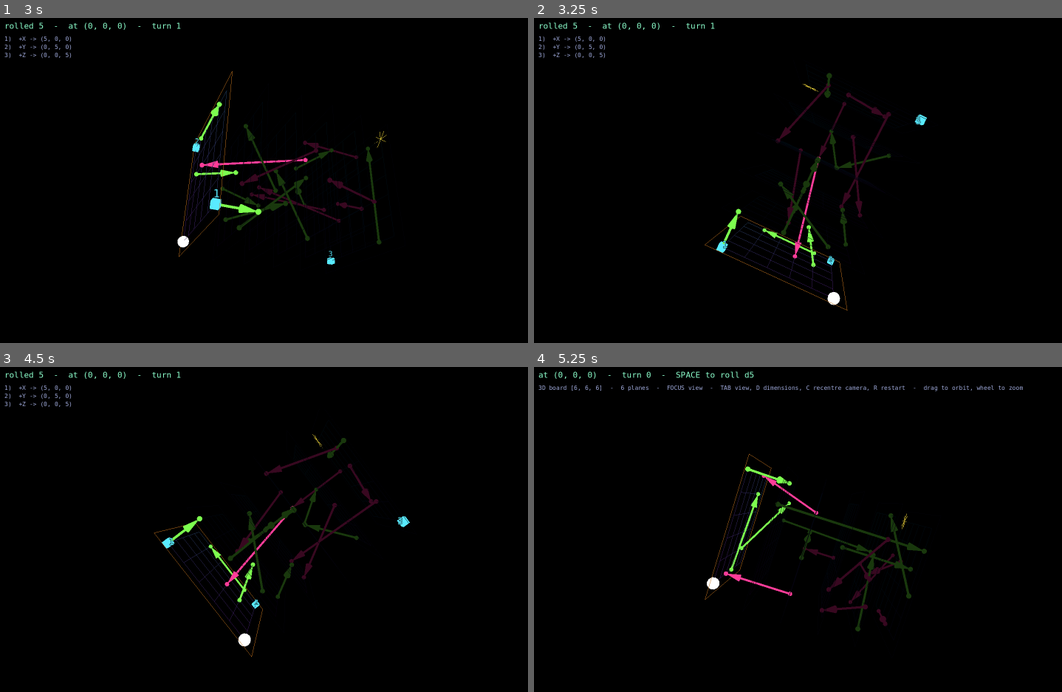
Above: before the commit, frames 1-4 (two rows, left to right).
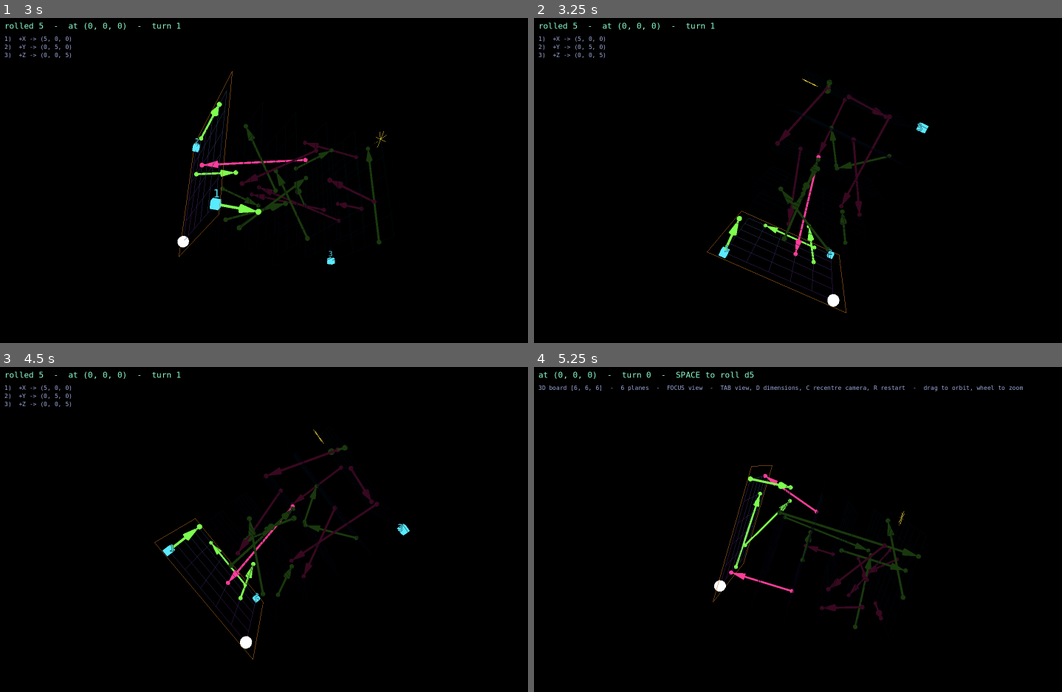
Above: after the commit, the same moments.

Repository: SamTech37/snakes-and-ladder-Ndim
Game: Godot game, scene res://src/main/main.tscn
Same seed, same stepped clock (60 frames per second), same inputs: the game is played once before the commit and once after it.
Inputs (mouse positions are in pixels of both pictures, inside the frame that each line leads up to):
- Up to frame 1 (3 s): tap Enter (ui_accept) at 0.5, 0.77, 1.25, 2, 2.75 s; move the mouse to (417, 161) at 0.52 s; hold D 0.53-1.25 s; tap R at 0.6 s; click (417, 161) at 0.67 s; drag from (168, 193) to (258, 242) at 1.27 s; move the mouse to (348, 102) at 2.02 s; hold D 2.03-2.75 s; tap C at 2.1 s; click (348, 102) at 2.17 s; drag from (258, 242) to (110, 128) at 2.77 s
- Up to frame 2 (3.25 s): no input
- Up to frame 3 (4.5 s): tap Enter (ui_accept) at 3.5, 3.77, 4.25 s; move the mouse to (464, 575) at 3.52 s; tap 9 at 3.6 s; click (464, 575) at 3.67 s; drag from (110, 477) to (200, 441) at 4.27 s
- Up to frame 4 (5.25 s): move the mouse to (850, 526) at 5.02 s; tap R at 5.1 s; click (850, 526) at 5.17 s

Frame 1 is identical in both runs. In frame 2, 2.4% of the frame differs, in the area x 32-75%, y 16-91%; in frame 3, 2.5%; in frame 4, 3.4%, in the area x 32-75%, y 26-82%.

Commit message:
fix: take the shortest way round when a view restores its camera
yaw accumulated without bound while orbiting, so switching back to FOCUS lerped
across every turn that had been made since -- nine times round the board meant
nine visible spins before it settled.

yaw is now wrapped to (-PI, PI] as it is dragged, and rebased to the equivalent
angle nearest the target before the view tween starts, so the camera always takes
the short way to the stored angle. Measured: 9.05 accumulated turns rebase to the
stored 0.300 and the tween travels 0 rad instead of 56.8.

Also restores the pitch clamp to the original +/-1.4. It was widened to +/-1.5
during the orbit rework for no stated reason.

Co-Authored-By: Claude Opus 5 <noreply@anthropic.com>

Diff:
--- a/src/main/main.gd
+++ b/src/main/main.gd
@@ -354,8 +354,12 @@
 	if view == View.FOCUS:
 		parked[View.FOCUS] = Vector2(yaw, pitch)
 	view = v
+	var to_angle: Vector2 = parked.get(View.FOCUS, A_ISO) if v == View.FOCUS else A_FLAT
+	# Rebase to the equivalent yaw nearest the target before interpolating. Orbiting
+	# nine times round leaves yaw nine turns from where it started, and a plain lerp
+	# to the stored angle then unwinds every one of them on screen.
+	yaw = to_angle.x + wrapf(yaw - to_angle.x, -PI, PI)
 	var from_angle := Vector2(yaw, pitch)
-	var to_angle: Vector2 = parked.get(View.FOCUS, A_ISO) if v == View.FOCUS else A_FLAT
 	var from_spread := spread
 	var to_spread := 1.0 if v == View.SPREAD else 0.0
 	var t := create_tween()
@@ -541,8 +545,10 @@
 		elif event.button_index == MOUSE_BUTTON_WHEEL_DOWN and event.pressed:
 			_set_zoom(zoom * 1.1)
 	elif event is InputEventMouseMotion and dragging:
-		yaw -= event.relative.x * 0.006
-		pitch = clampf(pitch - event.relative.y * 0.006, -1.5, 1.5)
+		# Wrapped, so yaw never drifts to some large multiple of a turn away from the
+		# angles it gets compared against.
+		yaw = wrapf(yaw - event.relative.x * 0.006, -PI, PI)
+		pitch = clampf(pitch - event.relative.y * 0.006, -1.4, 1.4)
 		rig.rotation = Vector3(pitch, yaw, 0.0)
 	elif event is InputEventKey and event.pressed and not event.echo:
 		# ponytail: R, TAB and the number keys read raw keycodes rather than adding
